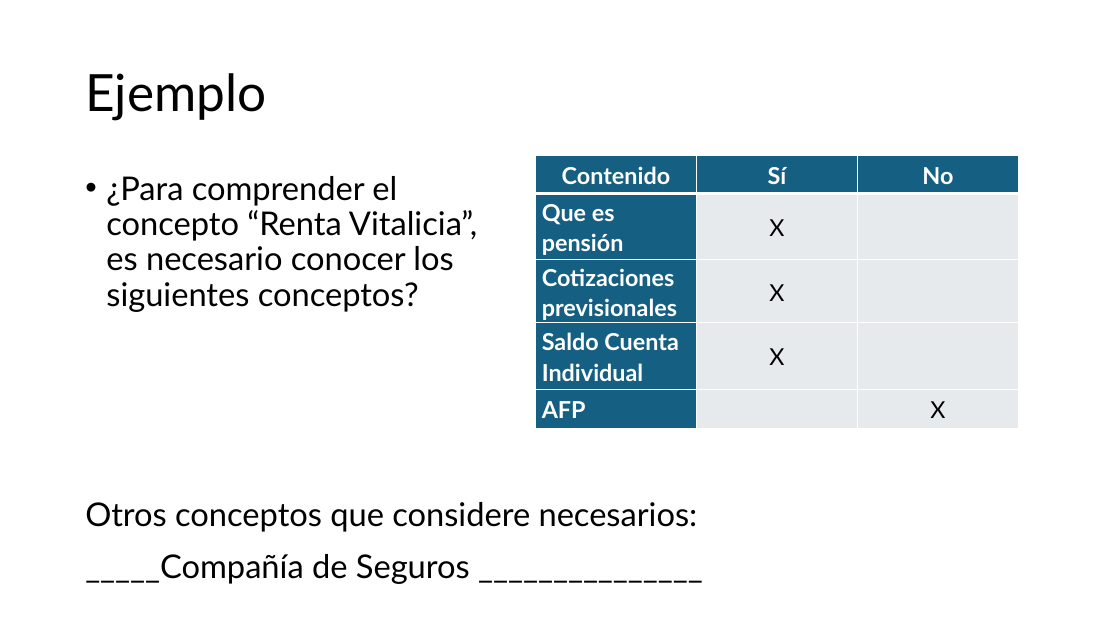
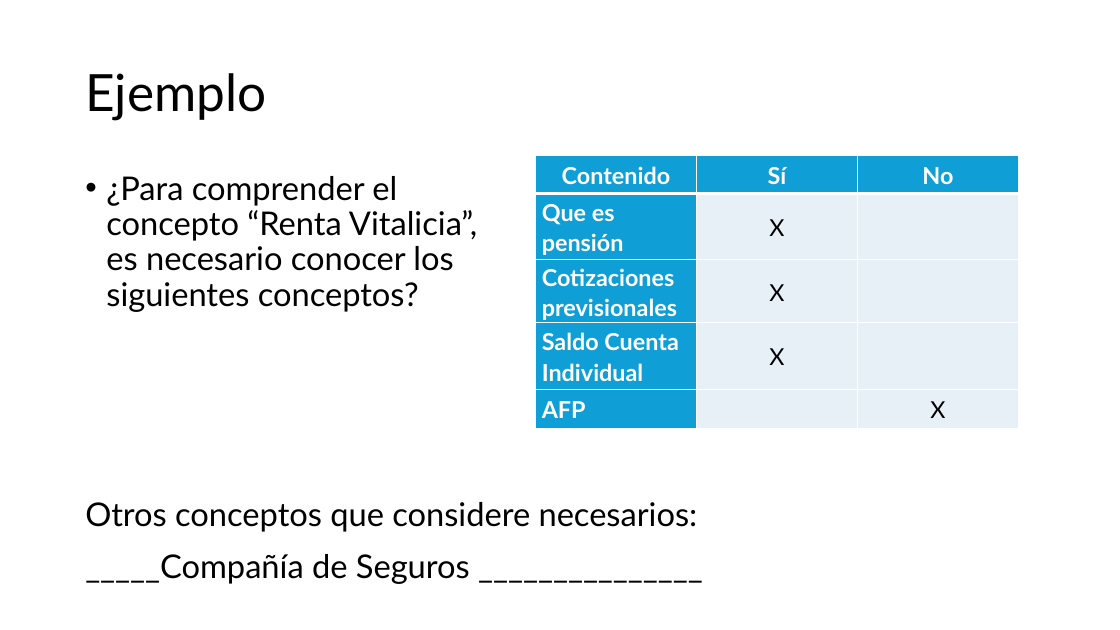
Before and after one commit to cutrerasc/Tesis-Doctorado, a slide deck: slide 7 of documentos/Validación Matriz/PPT Superintendencia Validación Matriz.pptx. Drawn at 1120x630 pixels with LibreOffice and Linux fonts; fonts in the diff are those of the drawing. Boxes give left, top, right and bottom in pixels: in the first picture for what was removed or moved away, otherwise in the second. Text is boxed around its words. In the diff, an @@ line names an element or a change of style, - is before the commit and + after.

```diff
--- a/documentos/Validación Matriz/PPT Superintendencia Validación Matriz.pptx
+++ b/documentos/Validación Matriz/PPT Superintendencia Validación Matriz.pptx
@@ table at bbox=[536, 155, 1020, 429] @@
@@ fill #156082 to #0F9ED5 in 7 cells @@
@@ fill #E8EAED to #E7F0F7 in 8 cells @@
```
Also in this commit, not shown: 25 other files.
